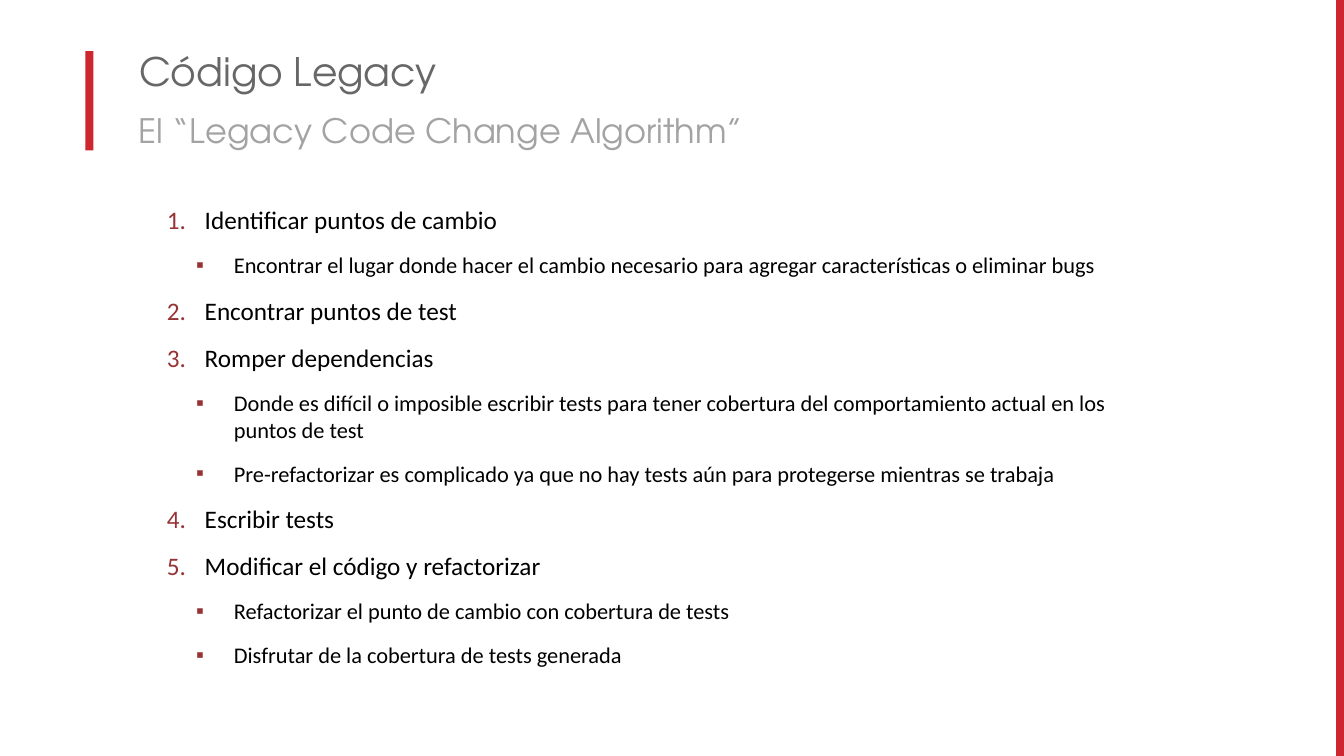
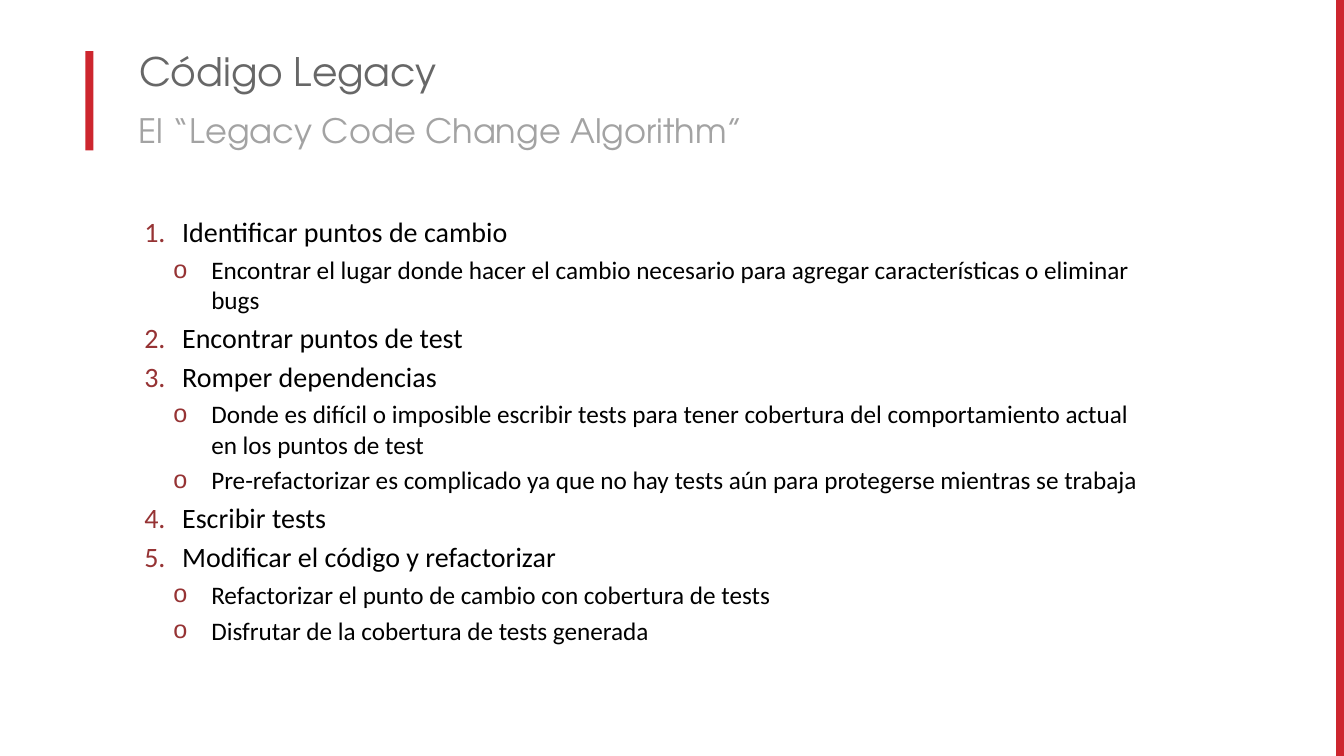
Before and after one commit to lgoldin/DesigningTestableApplications, a slide deck: slide 38 of MUG - Diseñando Aplicaciones Testeables.pptx. Drawn at 1344x756 pixels with LibreOffice and Linux fonts; fonts in the diff are those of the drawing; background and template pictures are left out. Boxes give left, top, right and bottom in pixels: in the first picture for what was removed or moved away, otherwise in the second. Text is boxed around its words. In the diff, an @@ line names an element or a change of style, - is before the commit and + after.

```diff
--- a/MUG - Diseñando Aplicaciones Testeables.pptx
+++ b/MUG - Diseñando Aplicaciones Testeables.pptx
@@ text "Identificar puntos de cambio": place and size @@
-text "Identificar puntos de cambio" at <box>205,211,1105,667</box>
+text "Identificar puntos de cambio" at <box>182,222,1136,645</box>
@@ text "Identificar puntos de cambio" at <box>182,222,1136,645</box>: size 18 to 20 pt in "Identificar puntos de cambio", "Encontrar puntos de test", "Romper dependencias", "Escribir tests" and 1 more places; size 16 to 18 pt in "Encontrar el lugar donde hacer el cambio ...", "Donde es difícil o imposible escribir tests ...", "Pre-refactorizar es complicado ya que no hay ...", "Refactorizar el punto de cambio con cobertura ..." and 1 more places; less space between paragraphs; bullet ▪ to o @@
```
Also in this commit, not shown: 33 other slides changed.
